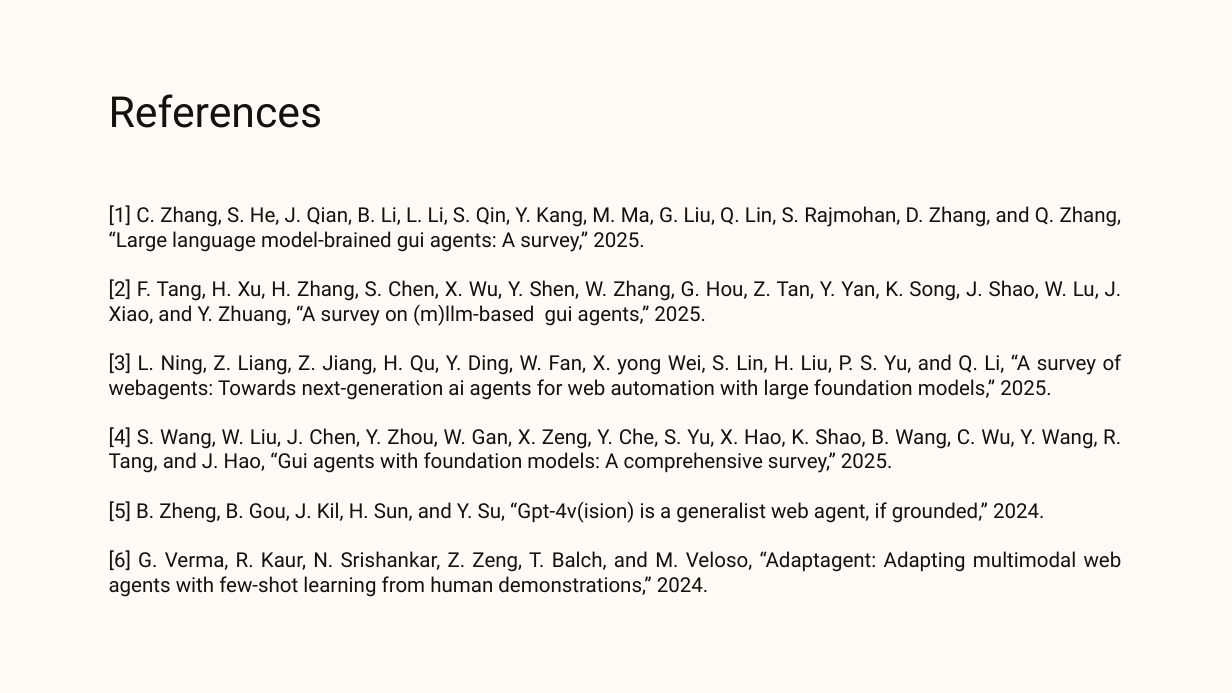
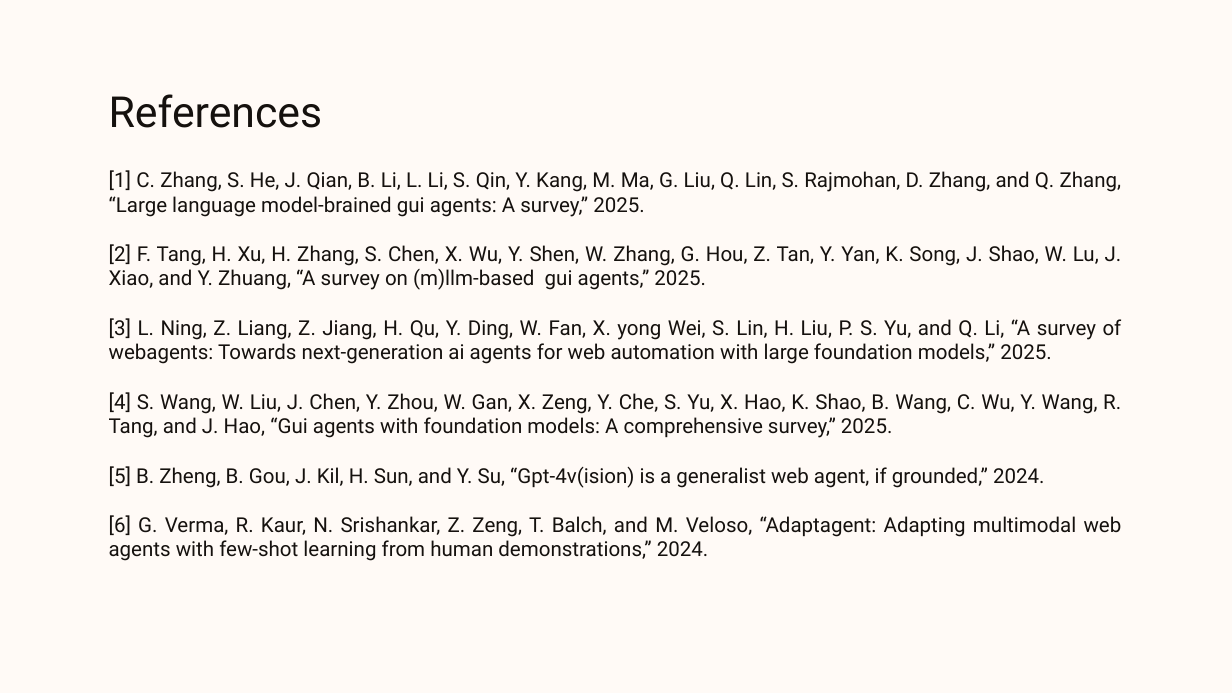
Before and after one commit to Dhruv-Darji/AutoWeb, a slide deck: slide 26 of PPT/Evaluation.pptx (slide 28 before the commit). Drawn at 1232x693 pixels with LibreOffice and Linux fonts; fonts in the diff are those of the drawing; background and template pictures are left out. Boxes give left, top, right and bottom in pixels: in the first picture for what was removed or moved away, otherwise in the second. Text is boxed around its words. In the diff, an @@ line names an element or a change of style, - is before the commit and + after.

```diff
--- a/PPT/Evaluation.pptx
+++ b/PPT/Evaluation.pptx
@@ text "[1] C. Zhang, S. He, ...": place and size @@
-text "[1] C. Zhang, S. He, ..." at [109,205,1122,597]
+text "[1] C. Zhang, S. He, ..." at [109,170,1122,561]
```
Also in this commit, not shown: 14 other slides changed, 11 slides added, 12 slides removed, 36 other files.
